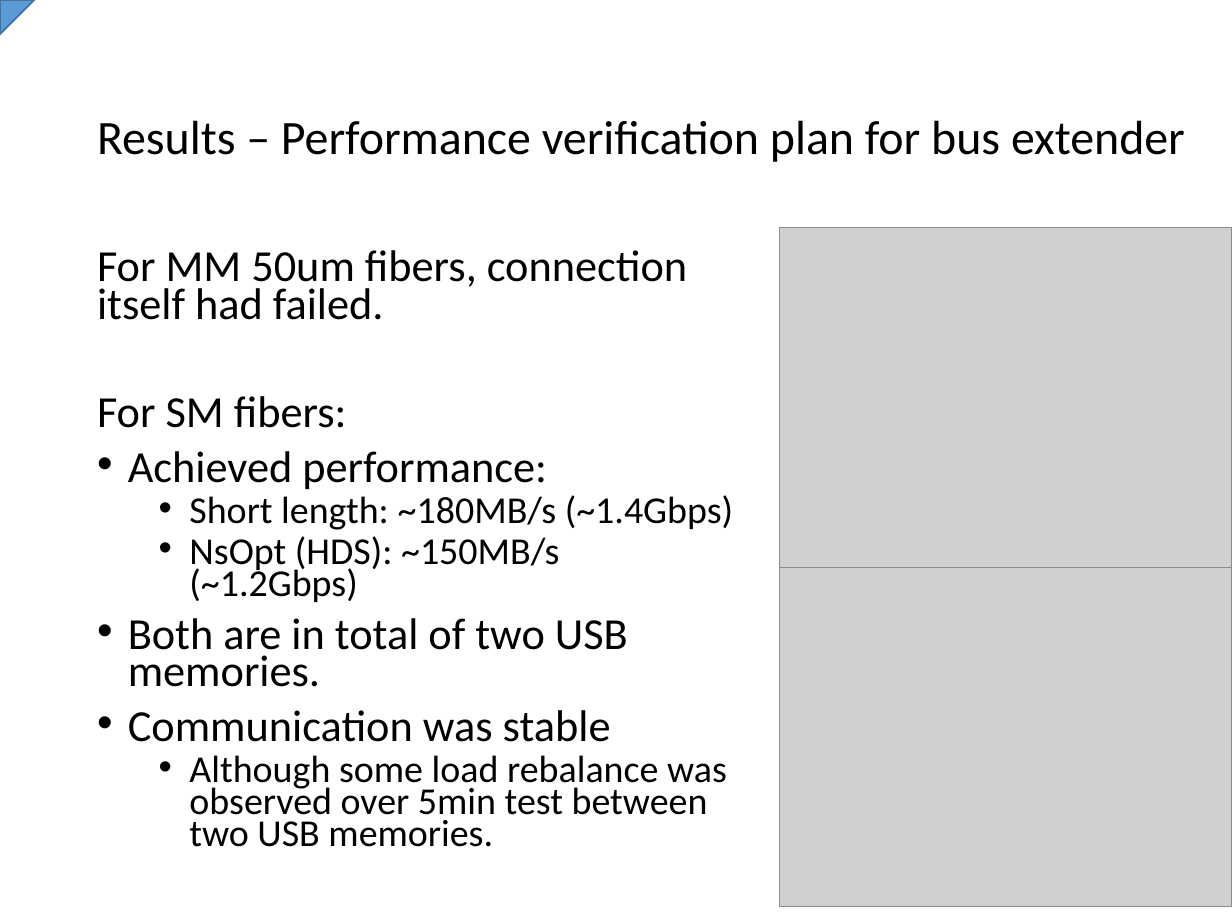
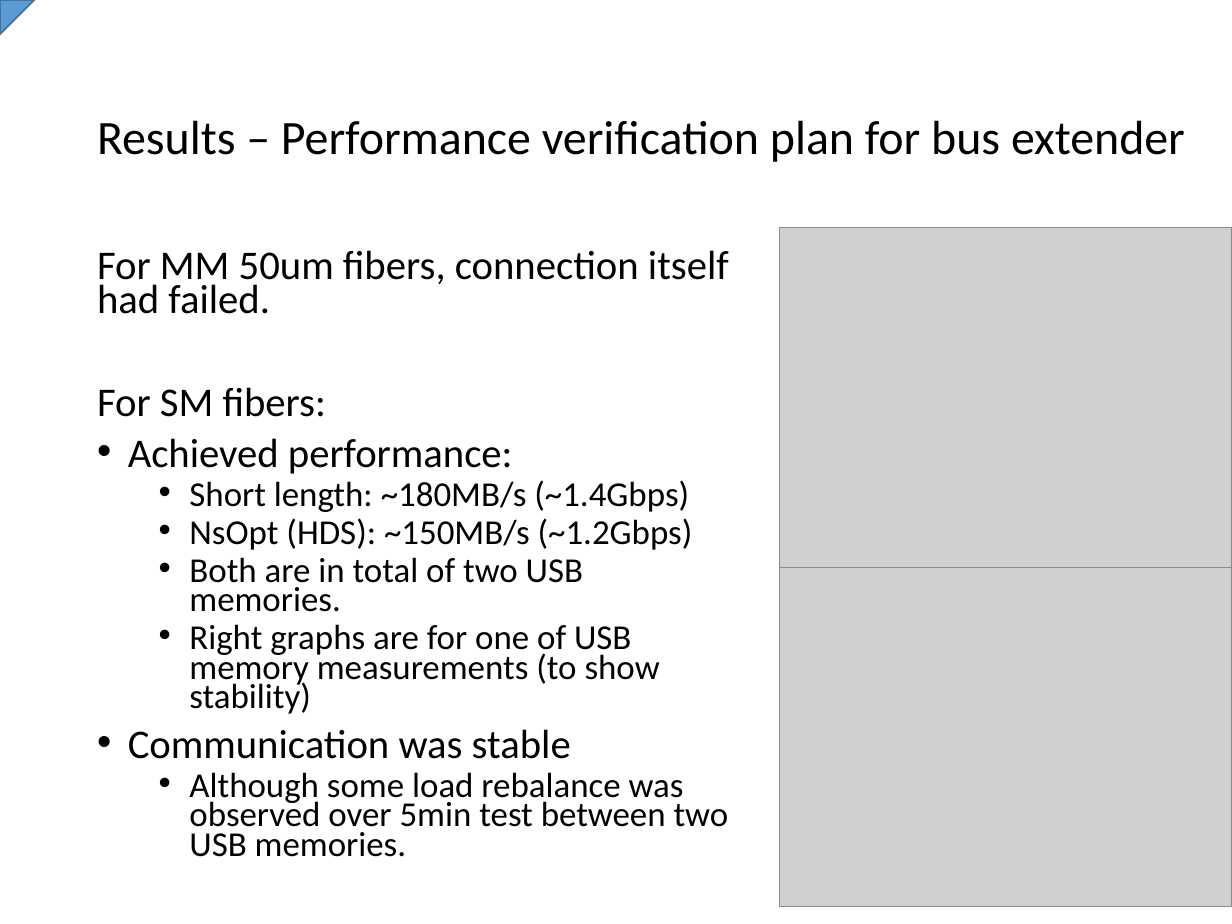
Before and after one commit to Subaru-PFS/ics_doc, a slide deck: slide 31 of SSN-00029.pptx (slide 28 before the commit). Drawn at 1232x924 pixels with LibreOffice and Linux fonts; fonts in the diff are those of the drawing; grey boxes stand for pictures. Boxes give left, top, right and bottom in pixels: in the first picture for what was removed or moved away, otherwise in the second. Text is boxed around its words. In the diff, an @@ line names an element or a change of style, - is before the commit and + after.

```diff
--- a/SSN-00029.pptx
+++ b/SSN-00029.pptx
@@ text at [97,250,729,857]: size 25.9 to 23.8 pt in "For MM 50um fibers, connection itself had ...", "For SM fibers:", "Achieved performance:", "Communication was stable"; size 22.2 to 20.4 pt in "Short length: ~180MB/s (~1.4Gbps)", "NsOpt (HDS): ~150MB/s (~1.2Gbps)", "Although some load rebalance was observed over ..."; size 25.9 to 20.4 pt in "Both are in total of two USB ..."; list level 1 to 2 in "Both are in total of ..." @@
@@ text at [189,624,660,714]: paragraph added @@
+  • Right graphs are for one of USB memory measurements (to show stability)
```
Also in this commit, not shown: 7 other slides changed, 17 slides added, 6 slides removed.
